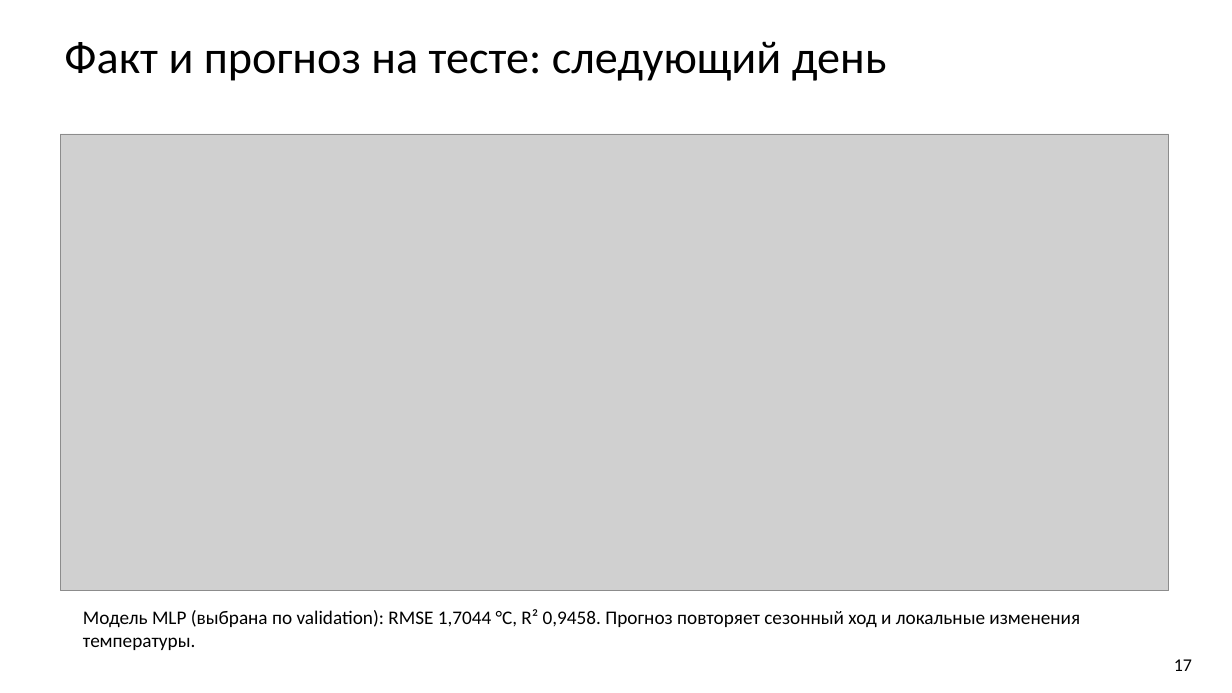
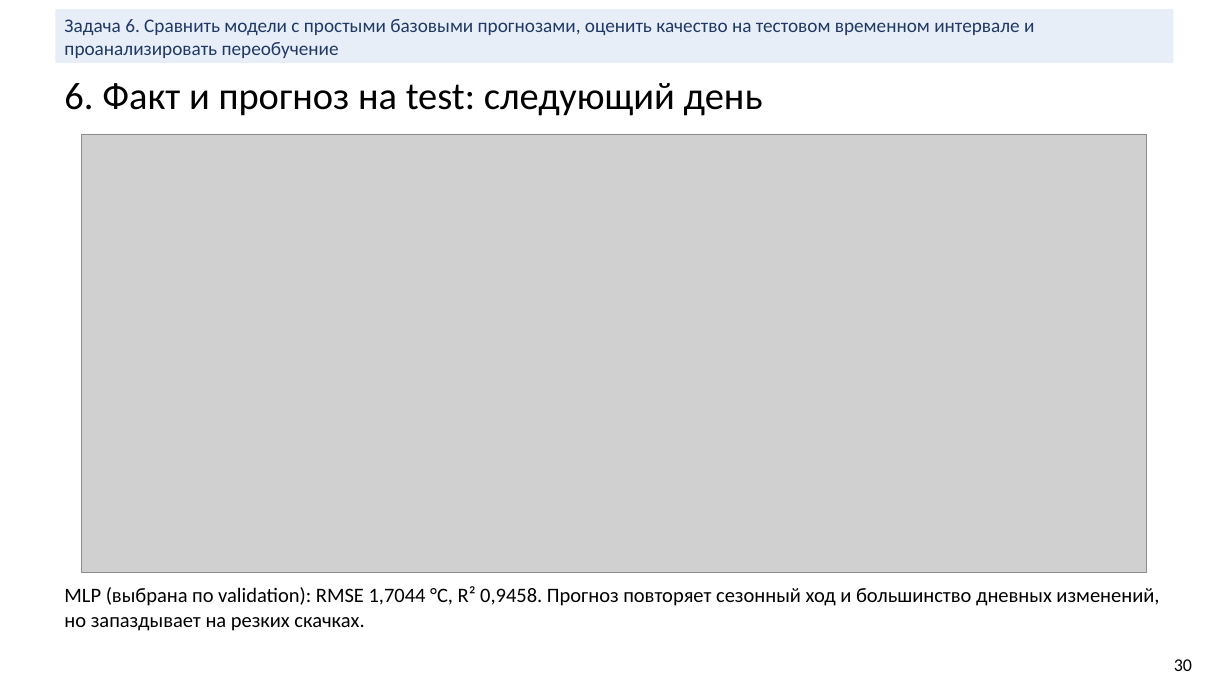
Before and after one commit to bigflyy/nn-uni, a slide deck: slide 30 of labs/lab2/nn-lab-2.pptx (slide 17 before the commit). Drawn at 1232x693 pixels with LibreOffice and Linux fonts; fonts in the diff are those of the drawing; grey boxes stand for pictures. Boxes give left, top, right and bottom in pixels: in the first picture for what was removed or moved away, otherwise in the second. Text is boxed around its words. In the diff, an @@ line names an element or a change of style, - is before the commit and + after.

```diff
--- a/labs/lab2/nn-lab-2.pptx
+++ b/labs/lab2/nn-lab-2.pptx
@@ rectangle added at [55, 9, 1174, 63], fill #E8EEF7, 15 pt, text #1F3864 @@
+Задача 6. Сравнить модели с простыми базовыми прогнозами, оценить качество на тестовом временном интервале и проанализировать переобучение
@@ text at [64, 83, 763, 116]: text changed; size 36 to 30 pt @@
-Факт и прогноз на тесте: следующий день
+6. Факт и прогноз на test: следующий день
@@ picture: place and size @@
-picture at [60, 134, 1169, 592]
+picture at [82, 134, 1148, 573]
@@ text at [64, 586, 1159, 631]: text changed; size 15 to 16 pt @@
-Модель MLP (выбрана по validation): RMSE 1,7044 °C, R² 0,9458. Прогноз повторяет сезонный ход и локальные изменения температуры.
+MLP (выбрана по validation): RMSE 1,7044 °C, R² 0,9458. Прогноз повторяет сезонный ход и большинство дневных изменений, но запаздывает на резких скачках.
@@ text at [1174, 659, 1192, 671]: text changed @@
-17
+30
```
Also in this commit, not shown: 12 other slides changed, 24 slides added, 8 slides removed.
